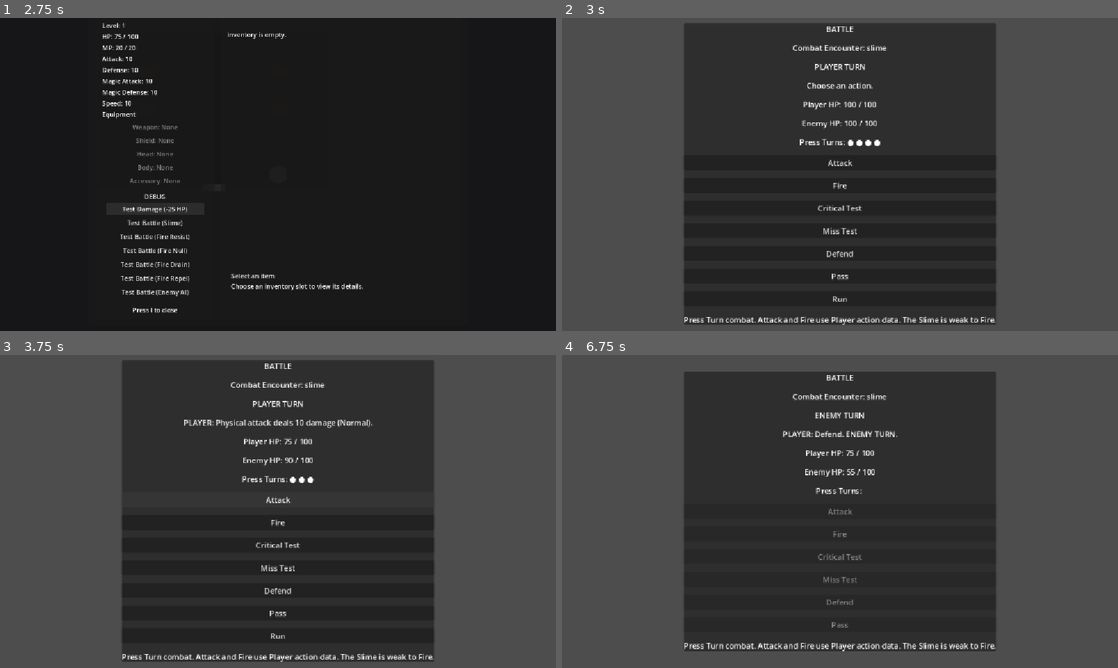
Above: before the commit, frames 1-4 (two rows, left to right).
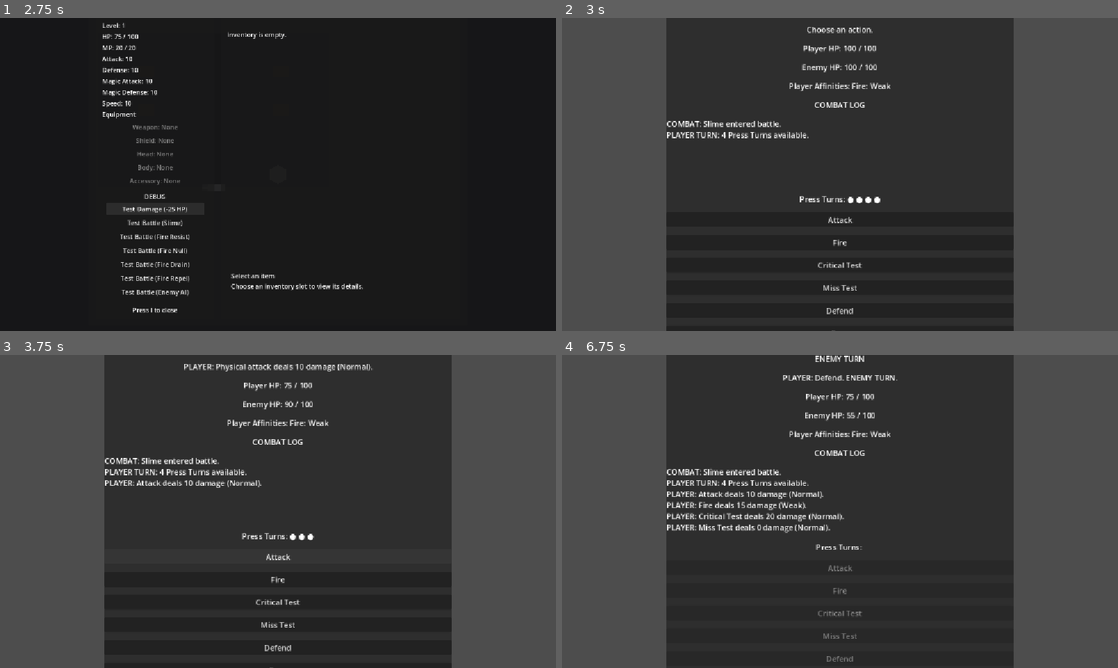
Above: after the commit, the same moments.

Repository: salexume94-pixel/Scripts
Game: Godot game, scene res://scenes/World.tscn
The game is run twice, just before and just after one commit, with the same random seed, the same clock (stepped at 60 frames per second) and the same inputs.
Inputs:
- Up to frame 1 (2.75 s): tap Enter at 0.5 s; hold Right (ui_right) 0.53-1.28 s; tap E at 0.6 s; hold Down (ui_down) 1.28-2 s; tap I at 1.35 s; click "Test Damage (-25 HP)" at 2 s
- Up to frame 2 (3 s): click "Test Battle (Slime)" at 2.75 s
- Up to frame 3 (3.75 s): click "Attack" at 3.5 s
- Up to frame 4 (6.75 s): click "Fire" at 4.25 s; click "Critical Test" at 5 s; click "Miss Test" at 5.75 s; click "Defend" at 6.5 s

Frame 1 is identical in both runs. In frame 2, 11% of the frame differs, in the area x 18-82%, y 0-100%; in frame 3, 12%; in frame 4, 16%.

Commit message:
Add scrollable combat log and affinity display

Diff:
--- a/scenes/Battle.tscn
+++ b/scenes/Battle.tscn
@@ -20,7 +20,7 @@
 grow_vertical = 2
 
 [node name="Panel" type="PanelContainer" parent="CenterContainer"]
-custom_minimum_size = Vector2(520, 320)
+custom_minimum_size = Vector2(720, 620)
 layout_mode = 2
 
 [node name="VBoxContainer" type="VBoxContainer" parent="CenterContainer/Panel"]
@@ -51,6 +51,19 @@
 layout_mode = 2
 text = "Enemy HP: 50 / 50"
 horizontal_alignment = 1
+[node name="PlayerAffinityLabel" type="Label" parent="CenterContainer/Panel/VBoxContainer"]
+layout_mode = 2
+text = "Player Affinities: None configured"
+horizontal_alignment = 1
+[node name="CombatLogTitle" type="Label" parent="CenterContainer/Panel/VBoxContainer"]
+layout_mode = 2
+text = "COMBAT LOG"
+horizontal_alignment = 1
+[node name="CombatLog" type="RichTextLabel" parent="CenterContainer/Panel/VBoxContainer"]
+custom_minimum_size = Vector2(0, 140)
+layout_mode = 2
+scroll_active = true
+fit_content = false
 [node name="PressTurnLabel" type="Label" parent="CenterContainer/Panel/VBoxContainer"]
 layout_mode = 2
 text = "Press Turns: ● ● ● ●"
